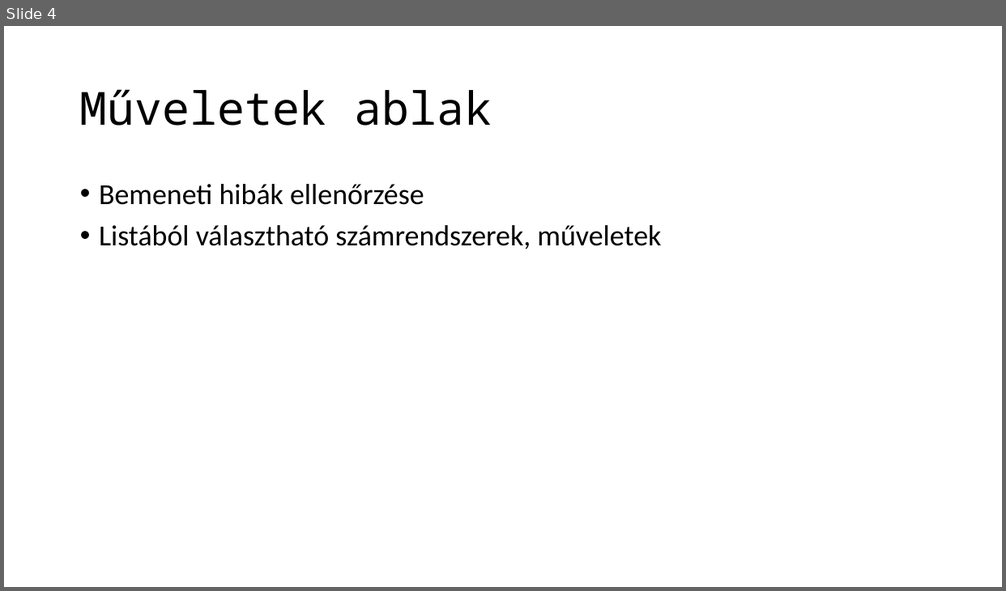
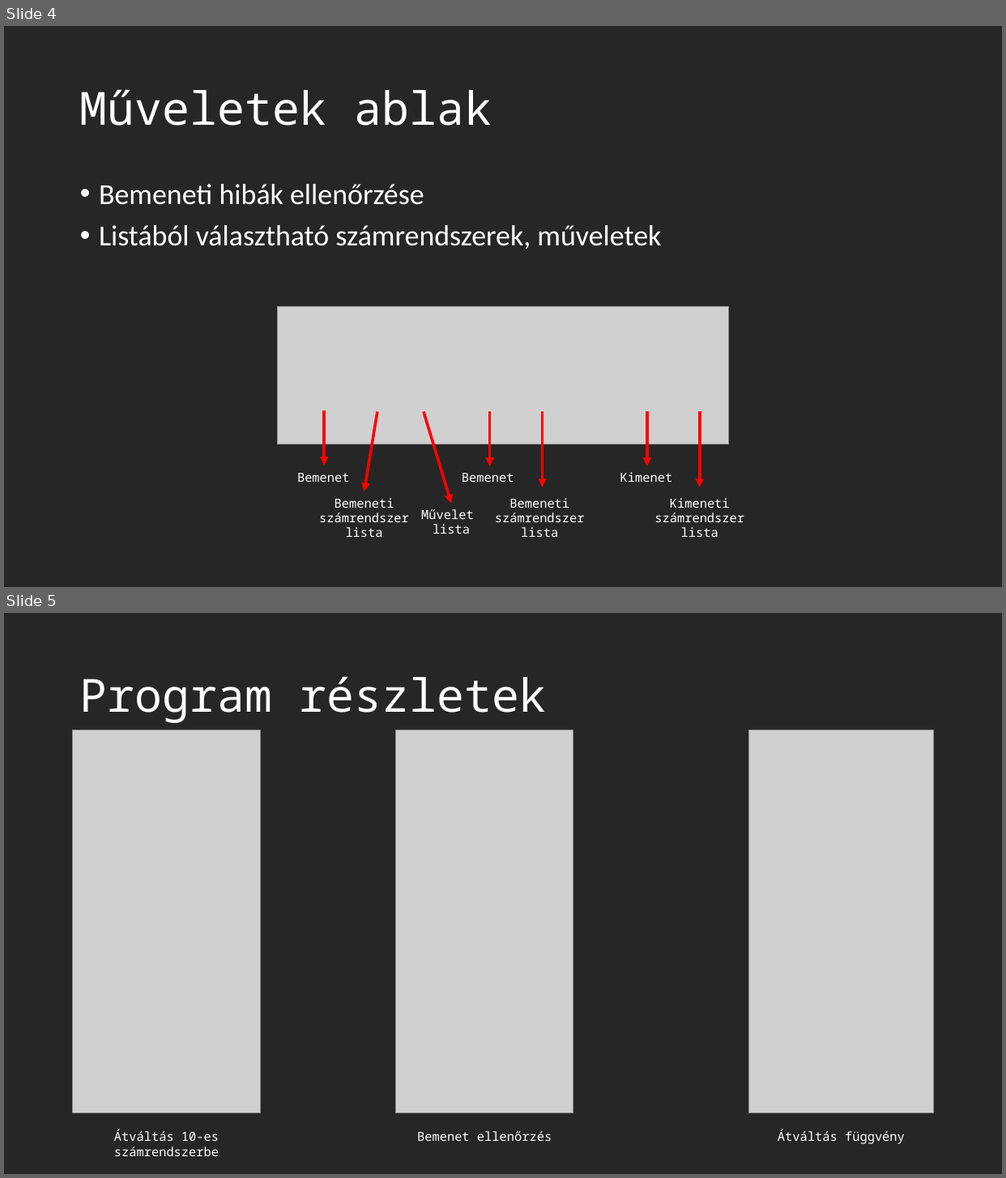
Before and after one commit to azigazibarni/2023-24-Projekt-I., a slide deck: documents/projektmunka.pptx. Shown one above the other, each under a label of ours: slide 4 before the commit, slides 4 and 5 after it. The pictures are 1006x591 and 1006x1178 pixels, drawn with LibreOffice and Linux fonts; fonts in the diff are those of the drawing; grey boxes stand for pictures. Boxes give left, top, right and bottom in pixels: in the first picture for what was removed or moved away, otherwise in the second. Text is boxed around its words. In the diff, an @@ line names an element or a change of style, - is before the commit and + after.

```diff
--- a/documents/projektmunka.pptx
+++ b/documents/projektmunka.pptx
@@ slide 5 added at <box>4,613,1002,1174</box>, background #262626 @@
@@ title added at <box>80,676,547,723</box>, 44 pt, text #FFFFFF @@
+Program részletek
@@ picture added at <box>73,730,261,1114</box> @@
@@ picture added at <box>396,730,573,1114</box> @@
@@ picture added at <box>749,730,933,1114</box> @@
@@ text added at <box>114,1130,219,1157</box>, 12 pt, text #FFFFFF @@
+Átváltás 10-es számrendszerbe
@@ text added at <box>417,1131,552,1141</box>, 12 pt, text #FFFFFF @@
+Bemenet ellenőrzés
@@ text added at <box>778,1130,905,1144</box>, 12 pt, text #FFFFFF @@
+Átváltás függvény
@@ slide 4 changed as well @@
@@ background #FFFFFF to #262626 @@
@@ title "Műveletek ablak" at <box>80,89,492,126</box>: text colour #000000 to #FFFFFF @@
@@ text "Bemeneti hibák ellenőrzése" at <box>99,184,661,250</box>: text colour #000000 to #FFFFFF @@
@@ group added at <box>277,307,744,537</box>: 7 arrows, 7 texts, 1 picture @@
+Bemenet
+Bemenet
+Kimenet
+Bemeneti számrendszer lista
+Művelet
+lista
+Bemeneti számrendszer lista
+Kimeneti számrendszer lista
```
Also in this commit, not shown: 3 other slides changed, 1 other slide added.
